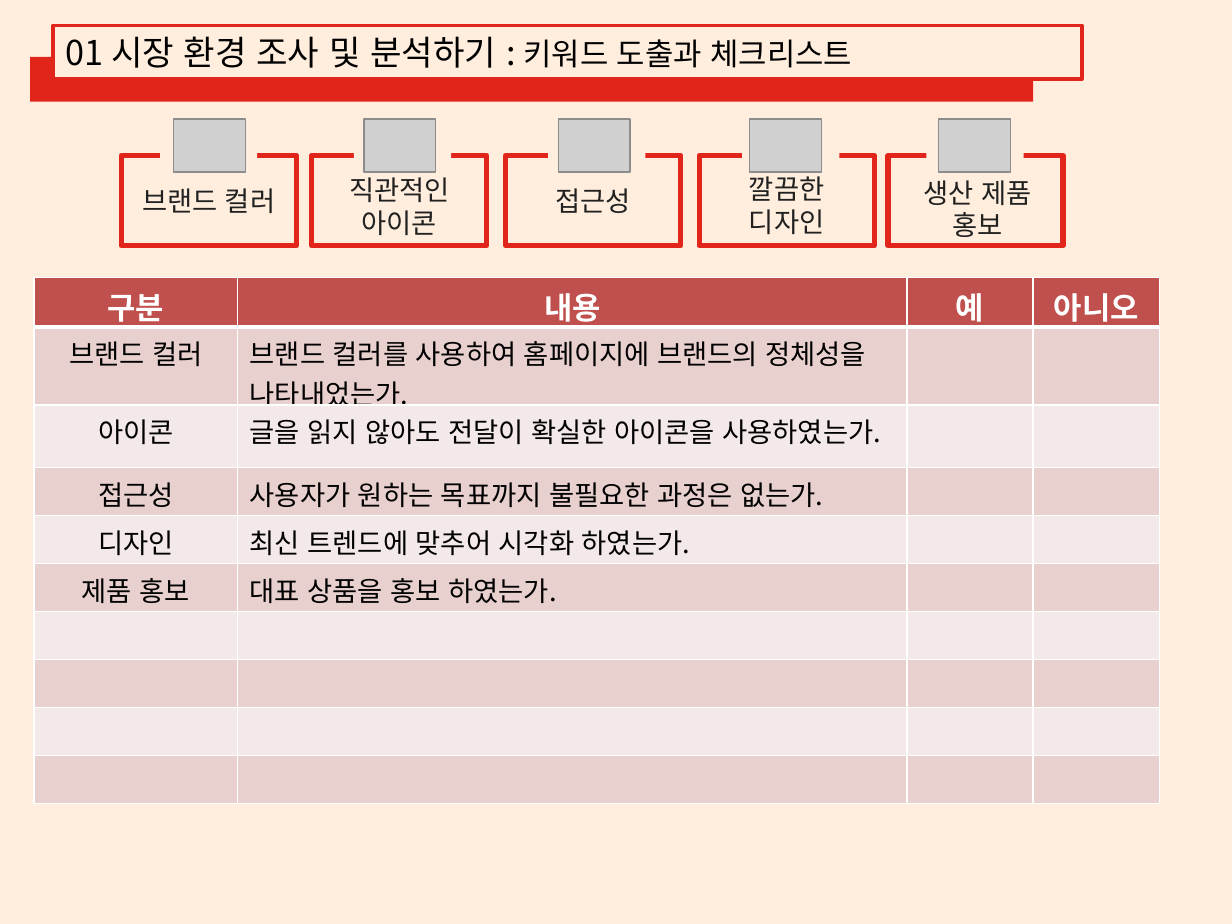
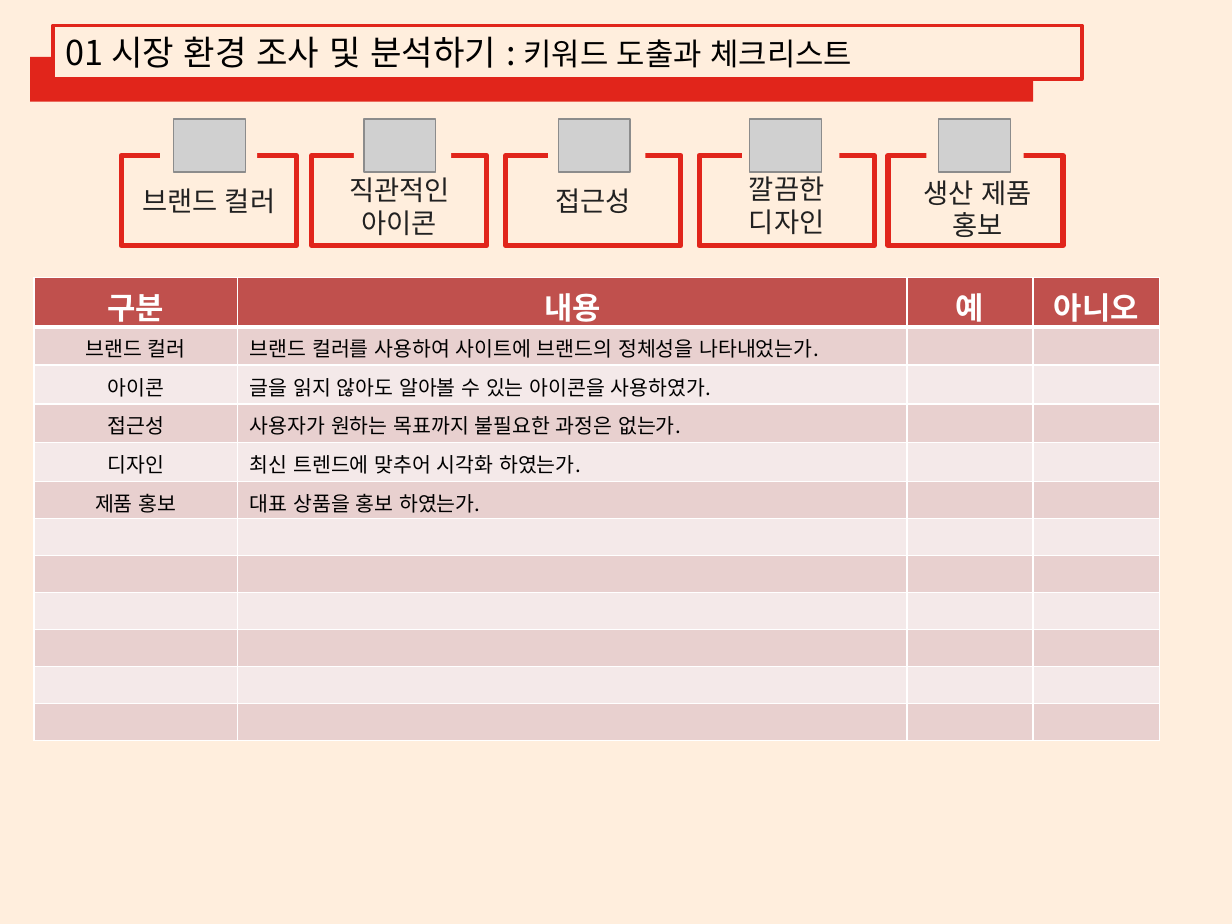
Before and after one commit to LEEGYUNGRIM/report01, a slide deck: slide 9 of 디자인설계 및 조사분석.pptx. Drawn at 1232x924 pixels with LibreOffice and Linux fonts; fonts in the diff are those of the drawing; grey boxes stand for pictures. Boxes give left, top, right and bottom in pixels: in the first picture for what was removed or moved away, otherwise in the second. Text is boxed around its words. In the diff, an @@ line names an element or a change of style, - is before the commit and + after.

```diff
--- a/디자인설계 및 조사분석.pptx
+++ b/디자인설계 및 조사분석.pptx
@@ table at bbox=[34, 277, 1158, 739] @@
-row 2, column 2: 브랜드 컬러를 사용하여 홈페이지에 브랜드의 정체성을 나타내었는가.
+row 2, column 2: 브랜드 컬러를 사용하여 사이트에 브랜드의 정체성을 나타내었는가.
-row 3, column 2: 글을 읽지 않아도 전달이 확실한 아이콘을 사용하였는가.
+row 3, column 2: 글을 읽지 않아도 알아볼 수 있는 아이콘을 사용하였가.
+row 11:  |  |  | 
+row 12:  |  |  | 
```
